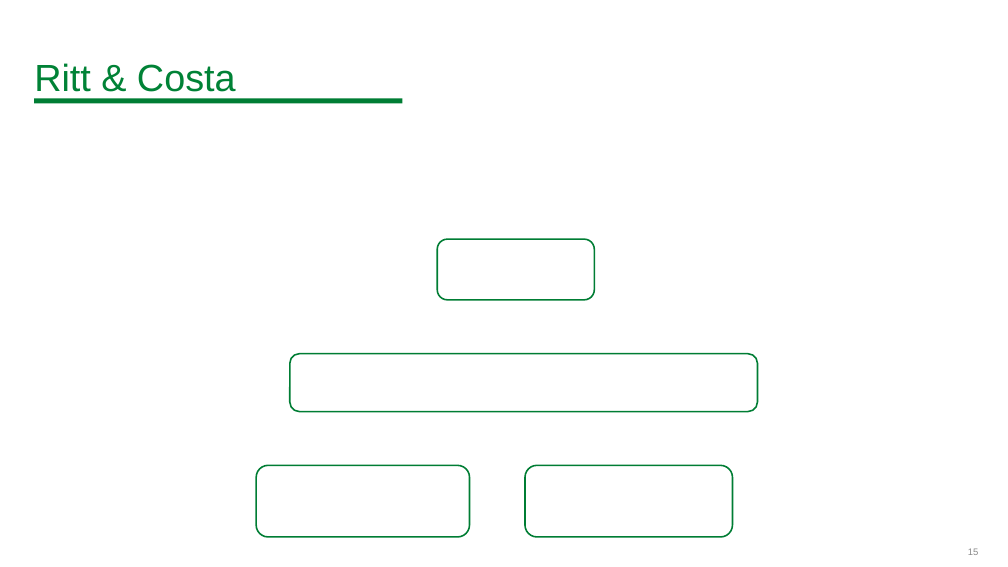
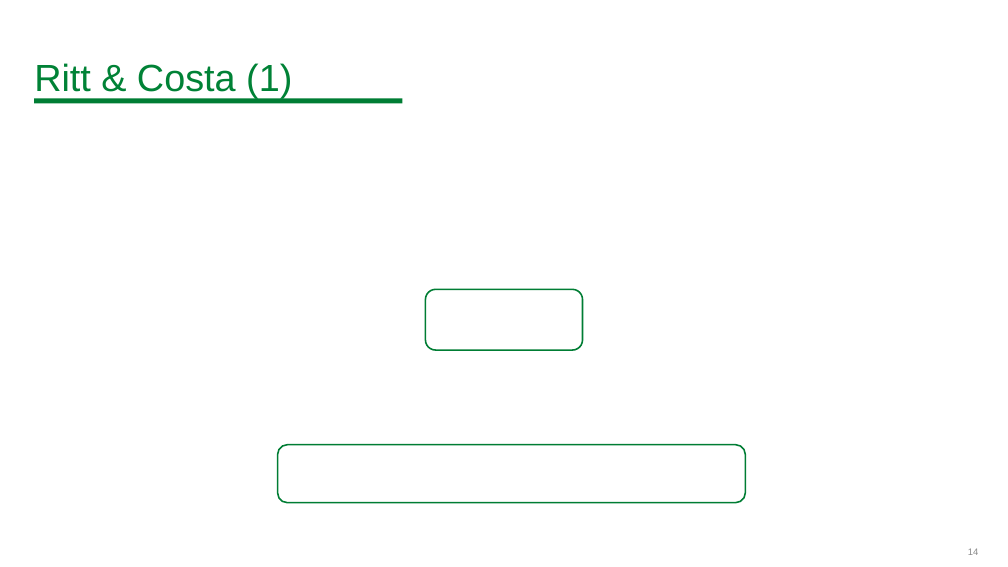
Before and after one commit to BitSquish/Assembly-Line-Balancing, a slide deck: slide 14 of slides/Assembly Line Balancing Problem.pptx (slide 15 before the commit). Drawn at 1008x567 pixels with LibreOffice and Linux fonts; fonts in the diff are those of the drawing; grey boxes stand for pictures; background and template pictures are left out. Boxes give left, top, right and bottom in pixels: in the first picture for what was removed or moved away, otherwise in the second. Text is boxed around its words. In the diff, an @@ line names an element or a change of style, - is before the commit and + after.

```diff
--- a/slides/Assembly Line Balancing Problem.pptx
+++ b/slides/Assembly Line Balancing Problem.pptx
@@ title at [34,63,292,98]: text changed @@
-Ritt & Costa
+Ritt & Costa (1)
@@ rounded rectangle: place and size @@
-rounded rectangle at [437,239,594,299]
+rounded rectangle at [426,290,583,350]
@@ rounded rectangle: place and size @@
-rounded rectangle at [290,354,758,412]
+rounded rectangle at [278,445,746,503]
@@ rounded rectangle removed at [256,466,470,538] @@
@@ rounded rectangle removed at [525,466,732,538] @@
```
Also in this commit, not shown: 15 other slides changed, 12 slides added, 9 slides removed, 1 other file.
